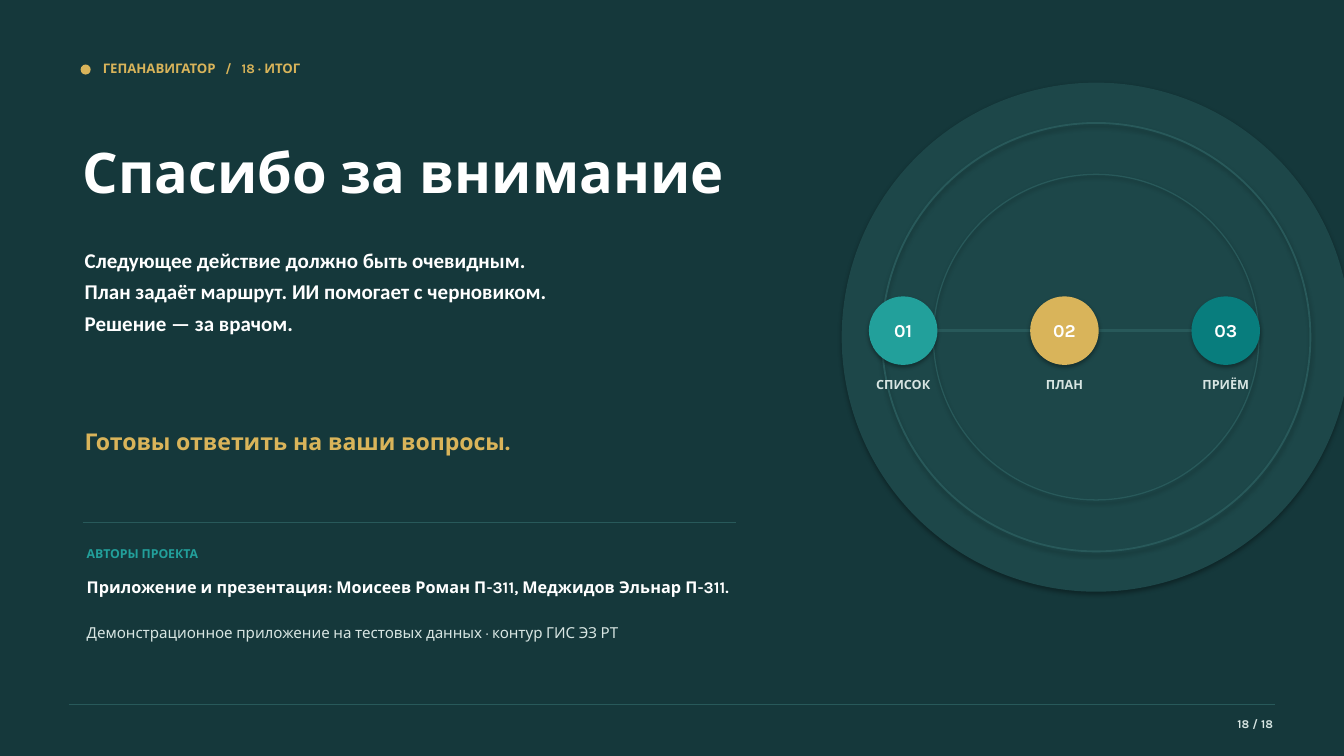
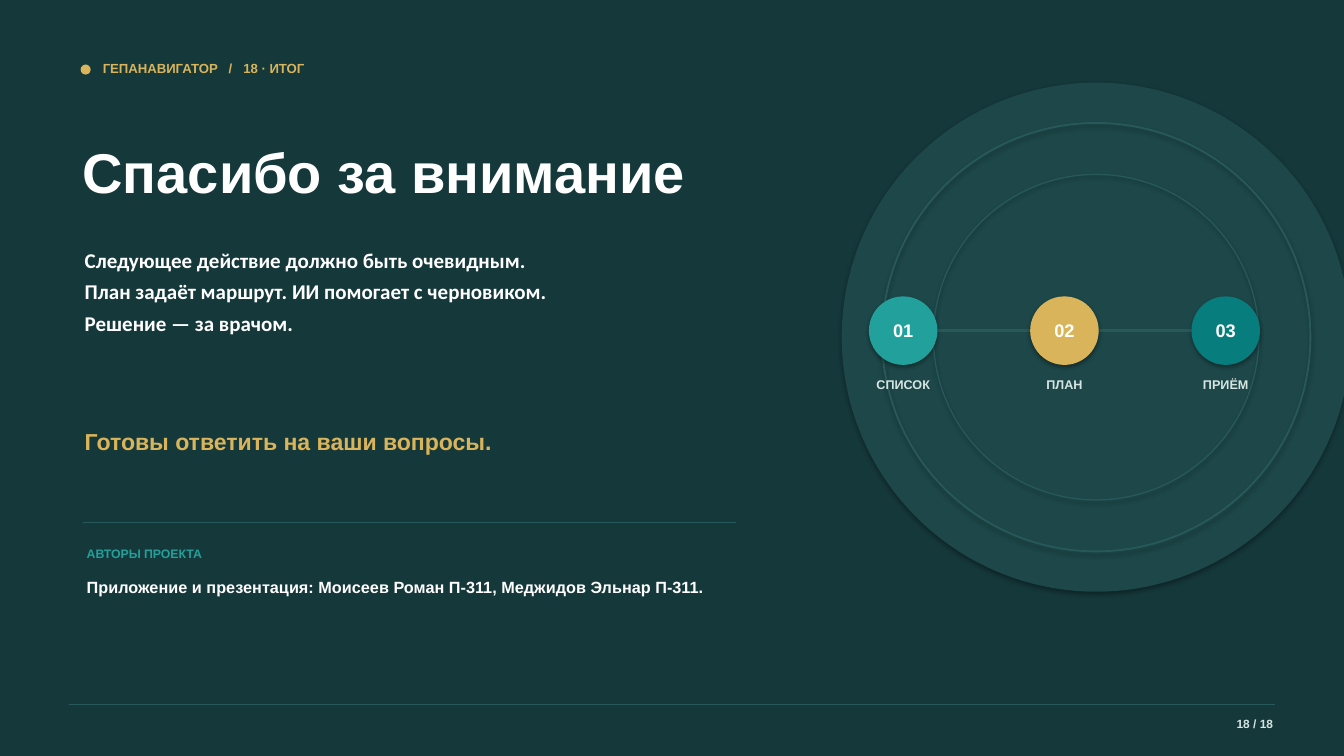
Before and after one commit to devenportg/GepaNavigator, a slide deck: slide 18 of deliverables/GepaNavigator_release.pptx. Drawn at 1344x756 pixels with LibreOffice and Linux fonts; fonts in the diff are those of the drawing. Boxes give left, top, right and bottom in pixels: in the first picture for what was removed or moved away, otherwise in the second. Text is boxed around its words. In the diff, an @@ line names an element or a change of style, - is before the commit and + after.

```diff
--- a/deliverables/GepaNavigator_release.pptx
+++ b/deliverables/GepaNavigator_release.pptx
@@ text removed at [87,627,618,642] @@
-Демонстрационное приложение на тестовых данных · контур ГИС ЭЗ РТ
@@ font Karla to Arial in 12 elements at [893,324,913,337], [876,380,930,389], [1054,324,1074,337], [1046,380,1082,389], [1216,324,1236,338], [1203,379,1248,389], [103,64,305,73], [83,152,685,194], [85,434,491,455], [87,549,202,558], [87,581,703,597], [1237,720,1273,728] @@
```
Also in this commit, not shown: 17 other slides changed.
